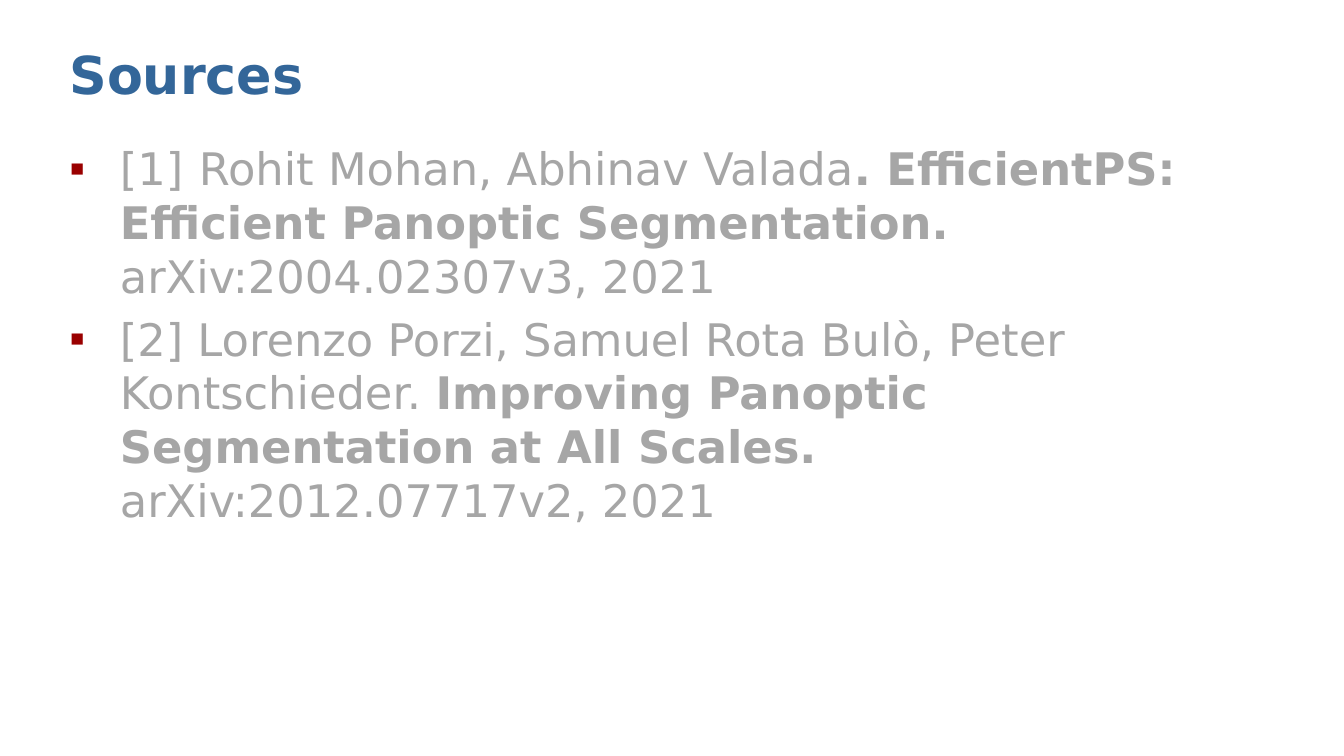
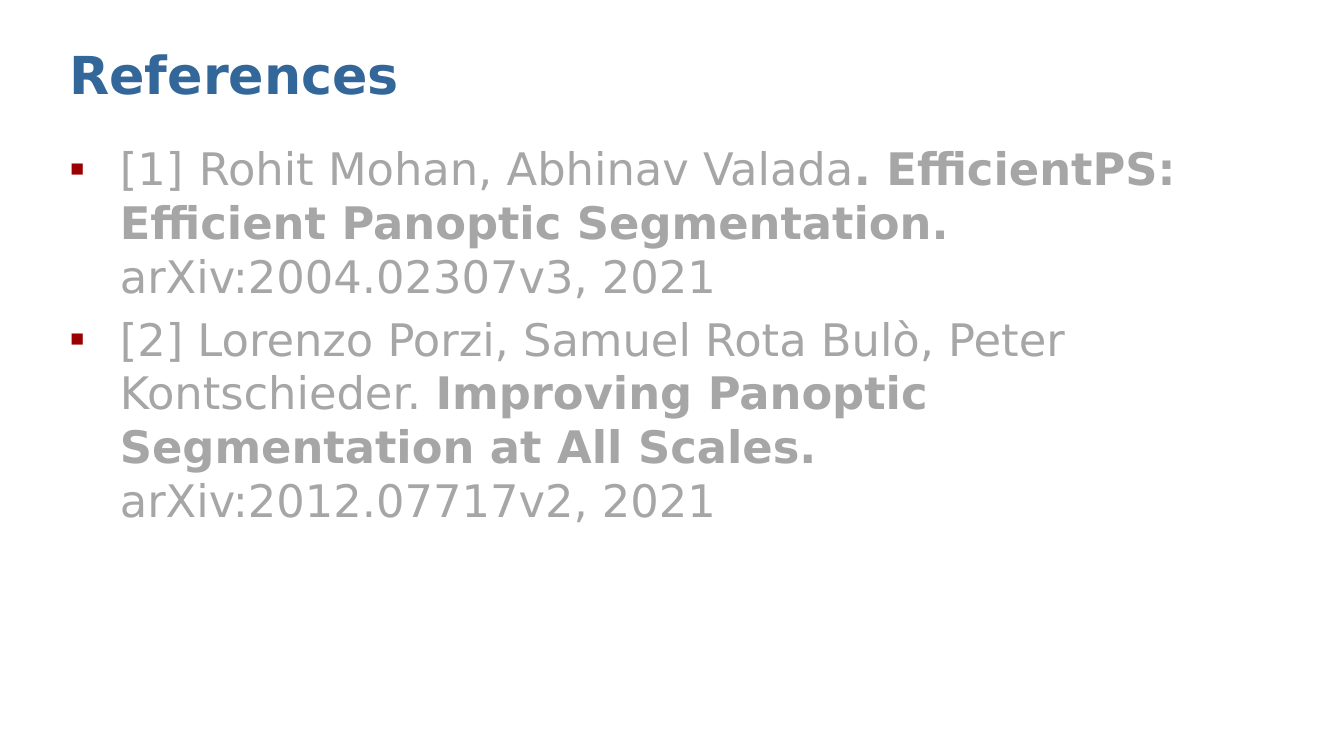
Before and after one commit to Dystron/Forked_EfficientPS, a slide deck: slide 14 of Crop-Aware Panoptic Segmentation.pptx (slide 12 before the commit). Drawn at 1344x756 pixels with LibreOffice and Linux fonts; fonts in the diff are those of the drawing. Boxes give left, top, right and bottom in pixels: in the first picture for what was removed or moved away, otherwise in the second. Text is boxed around its words. In the diff, an @@ line names an element or a change of style, - is before the commit and + after.

```diff
--- a/Crop-Aware Panoptic Segmentation.pptx
+++ b/Crop-Aware Panoptic Segmentation.pptx
@@ title at (69, 54, 398, 95): text changed @@
-Sources
+References
```
Also in this commit, not shown: 2 other slides changed, 2 slides added.
